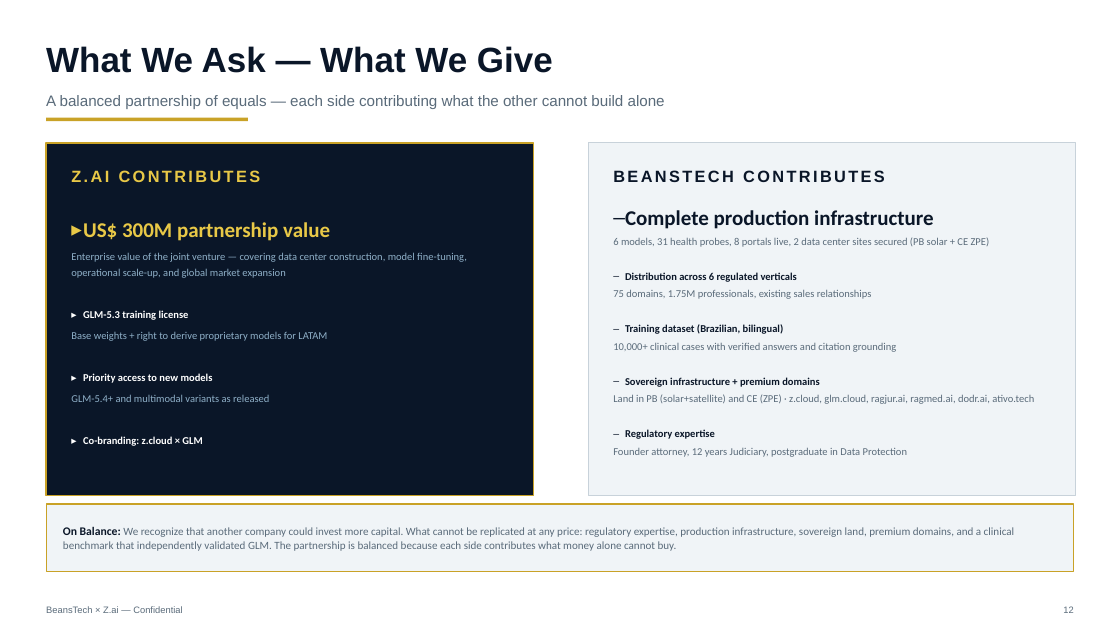
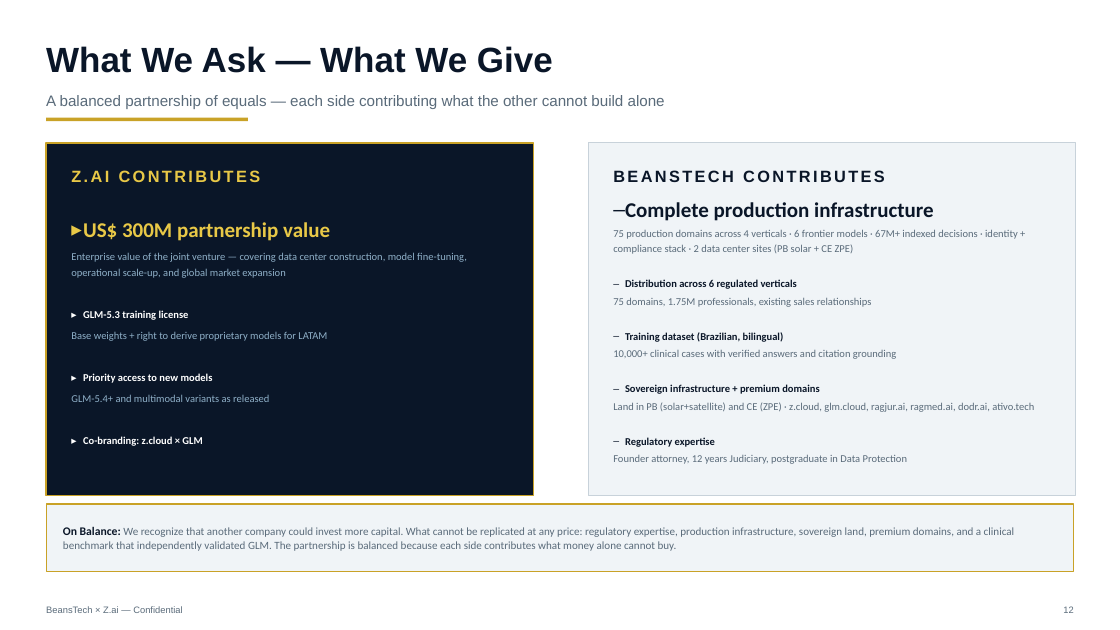
Before and after one commit to beanstechhub/healthtech-infra, a slide deck: slide 12 of apresentacoes/ZCloud-Zai-Parceria-EN.pptx. Drawn at 1120x630 pixels with LibreOffice and Linux fonts; fonts in the diff are those of the drawing. Boxes give left, top, right and bottom in pixels: in the first picture for what was removed or moved away, otherwise in the second. Text is boxed around its words. In the diff, an @@ line names an element or a change of style, - is before the commit and + after.

Commit message:
Deck: full group scope (75 domains, 67M decisions, 4 verticals) — not health-only

```diff
--- a/apresentacoes/ZCloud-Zai-Parceria-EN.pptx
+++ b/apresentacoes/ZCloud-Zai-Parceria-EN.pptx
@@ text at (613, 230, 1018, 254): text changed @@
-6 models, 31 health probes, 8 portals live, 2 data center sites secured (PB solar + CE ZPE)
+75 production domains across 4 verticals · 6 frontier models · 67M+ indexed decisions · identity + compliance stack · 2 data center sites (PB solar + CE ZPE)
```
Also in this commit, not shown: 3 other slides changed, 1 other file.
